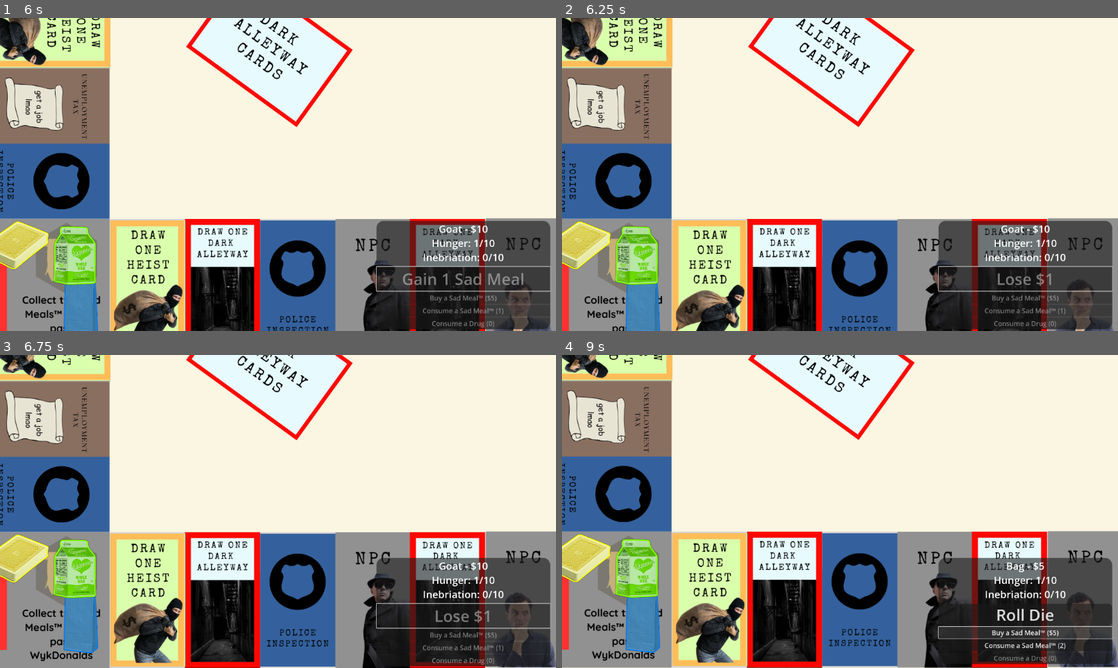
Above: before the commit, frames 1-4 (two rows, left to right).
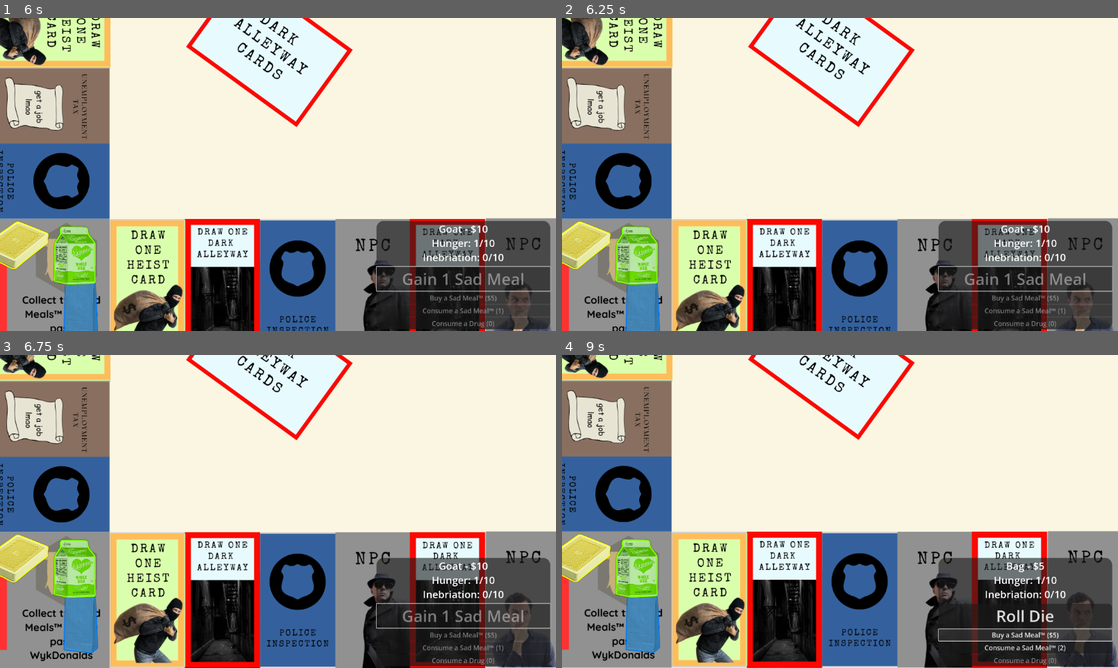
Above: after the commit, the same moments.

Repository: Dead-Vortex/unemployment-simulator
Game: Godot game, scene res://board.tscn
Same seed, same stepped clock (60 frames per second), same inputs: the game is played once before the commit and once after it.
Inputs (mouse positions are in pixels of both pictures, inside the frame that each line leads up to):
- Up to frame 1 (6 s): click "Roll Die" at 0.5 s; tap Enter at 1.25, 2.75, 4.25 s; tap Down (camera_down) at 1.35 s; tap Space at 2, 3.5 s; tap Left (camera_left) at 2.1 s; tap Right (camera_right) at 2.85 s; tap Up (camera_up) at 3.6 s; tap = (camera_zoom_in) at 4.35 s; tap - (camera_zoom_out) at 5.1 s; click "Draw Card" at 5.75 s
- Up to frame 2 (6.25 s): no input
- Up to frame 3 (6.75 s): tap Down (camera_down) at 6.6 s
- Up to frame 4 (9 s): tap Left (camera_left) at 7.35 s; tap Right (camera_right) at 8.1 s; click (1023, 633) at 8.75 s, where only the run after the commit has a clickable "Buy a Sad Meal™ ($5)"

Frame 1 is identical in both runs. In frame 2, 0.4% of the frame differs, in the area x 72-95%, y 81-86%; in frame 3, 0.4%; in frame 4, 1.3%, in the area x 67-99%, y 80-100%.

Commit message:
set up some random stuff i dont remember what it does
just read the code diffs

Diff:
--- a/scripts/game.gd
+++ b/scripts/game.gd
@@ -23,6 +23,8 @@
 @onready var second_ui_text_label = $CanvasLayer/SpaceUI/VBoxContainer/PoorTextLabel
 @onready var second_ui_button1 = $CanvasLayer/SpaceUI/VBoxContainer/Button1
 @onready var second_ui_button2 = $CanvasLayer/SpaceUI/VBoxContainer/Button2
+signal second_ui_button
+var second_ui_last_pressed_button : int = 1
 
 # Turn logic
 var before_turn : bool = true
@@ -55,7 +57,7 @@
 var dark_alleyway_outcomes : Dictionary = {0: "Gain 1 Drug", 1: "Gain 1 Sad Meal", 2: "Gain 2 Drugs", 3: "Lose $1", 4: "Lose $5", 5: "Lose 1 Sad Meal", 6: "Lose 2 Drugs"}
 var dark_alleyway_card : int = 0
 
-var heist_cards : Array = [{"task": "Roll an odd number", "success": "Gain 3 Drugs", "fail": "Pay $2"}]
+var heist_card_text : Array = [{"task": "Roll an odd number", "success": "Gain 3 Drugs", "fail": "Pay $2"}, {"task": "Roll a 5 or 6", "success": "Gain $10", "fail": "Go to Jail"}]
 var heist_card : int = 0
 
 func _ready() -> void:
@@ -127,7 +129,8 @@
 			die_button.text = str(die_roll)
 			await get_tree().create_timer(0.2).timeout
 		await get_tree().create_timer(0.5).timeout
-		await(move_player_spaces(player, 4))
+		await(move_player_spaces(player, randi_range(3, 4)))
+
 		# Board Space Actions
 		if police_inspection_spaces.has(player_stats[player - 1]["space"]):
 			print(player_piece_names[player] + " landed on Police Inspection")
@@ -144,13 +147,13 @@
 				die_button.text = "Safe"
 			elif die_roll == 2 or die_roll == 3:
 				if player_stats[player - 1]["drugs"] > 0:
-					# go to jail
+					imprison(player)
 					die_button.text = ">0 Drugs, Jail"
 				else:
 					die_button.text = "No Drugs, Safe"
 			elif die_roll == 4 or die_roll == 5:
 				if player_stats[player - 1]["inebriation"] >= 4:
-					# go to jail
+					imprison(player)
 					die_button.text = "Inebriated, Jail"
 				else:
 					move_player_spaces(player, -2)
@@ -158,12 +161,17 @@
 			elif die_roll == 6:
 				if player_stats[player - 1]["money"] >= 10:
 					player_stats[player - 1]["money"] -= 10
-					status_label.text = player_piece_names[current_player] + " - $" + str(player_stats[current_player - 1]["money"]) + "\nHunger: " + str(player_stats[current_player - 1]["hunger"]) + "/10\nInebriation: " + str(player_stats[current_player - 1]["inebriation"]) + "/10"
+					status_label.text = (player_piece_names[current_player] +
+					" - $" + str(player_stats[current_player - 1]["money"]) +
+					"\nHunger: " + str(player_stats[current_player - 1]["hunger"]) +
+					"/10\nInebriation: " + str(player_stats[current_player - 1]["inebriation"]) + "/10")
 					die_button.text = "Pay $10"
 				else:
-					# go to jail
+					imprison(player)
 					die_button.text = "<$10, Jail"
 			await get_tree().create_timer(2).timeout
+
+
 		elif dark_alleyway_spaces.has(player_stats[player - 1]["space"]):
 			print(player_piece_names[player] + " landed on Dark Alleyway")
 			die_button.text = "Draw Card"
@@ -197,21 +205,40 @@
 				player_stats[player - 1]["drugs"] -= 2
 				if player_stats[player - 1]["drugs"] < 0:
 					player_stats[player - 1]["drugs"] = 0
+
+
 		elif heist_spaces.has(player_stats[player - 1]["space"]):
 			print(player_piece_names[player] + " landed on Heist")
 			heist_card = randi_range(0, 9)
-
+			heist_card = randi_range(0, 1)
+			second_ui_text_label.text = heist_card_text[heist_card]["task"] + "\nSuccess: " + heist_card_text[heist_card]["success"] + "\nFail: " + heist_card_text[heist_card]["fail"]
+			second_ui_button1.text = "Roll Die"
+			second_ui_button2.text = "Decline"
+			second_ui_button1.disabled = false
+			second_ui_button2.disabled = false
 			second_ui.visible = true
+			await(second_ui_button)
+			if second_ui_last_pressed_button == 1:
+				pass
+			else:
+				return
+
 		elif npc_spaces.has(player_stats[player - 1]["space"]):
 			print(player_piece_names[player] + " landed on NPC")
+
+
 		elif player_stats[player - 1]["space"] == 2:
 			print(player_piece_names[player] + " landed on Unemployment Tax")
 			if player_stats[player - 1]["money"] >= 10:
 				player_stats[player - 1]["money"] -= 10
 			else:
 				imprison(player)
+
+
 		elif player_stats[player - 1]["space"] == 7:
 			print(player_piece_names[player] + " landed on Casino")
+
+
 		elif player_stats[player - 1]["space"] == 21:
 			print(player_piece_names[player] + " landed on Bar")
 			if player_stats[player - 1]["money"] >= 2:
@@ -260,7 +287,10 @@
 				await(game_turn(player))
 
 func update_ui() -> void:
-	status_label.text = player_piece_names[current_player] + " - $" + str(player_stats[current_player - 1]["money"]) + "\nHunger: " + str(player_stats[current_player - 1]["hunger"]) + "/10\nInebriation: " + str(player_stats[current_player - 1]["inebriation"]) + "/10"
+	status_label.text = (player_piece_names[current_player] +
+	" - $" + str(player_stats[current_player - 1]["money"]) +
+	"\nHunger: " + str(player_stats[current_player - 1]["hunger"]) +
+	"/10\nInebriation: " + str(player_stats[current_player - 1]["inebriation"]) + "/10")
 	# haha funny small text difference
 	if player_stats[current_player - 1]["inebriation"] >= 4:
 		die_button.text = "Roll Dice"
@@ -297,13 +327,13 @@
 			get_node(player_piece_names[player]).global_position = get_node("BoardSpaces/Space" + str(player_stats[player - 1]["space"])).global_position
 			await get_tree().create_timer(0.5).timeout
 
-func eliminate_player(player) -> void:
+func eliminate_player(player : int) -> void:
 	player_stats[player - 1]["alive"] = false
 	get_node(player_piece_names[player]).visible = false
 	living_humans -= 1
 	print(player_piece_names[player] + " died!")
 
-func imprison(player) -> void:
+func imprison(player : int) -> void:
 	player_stats[player - 1]["jail"] = 3
 	get_node(player_piece_names[player]).global_position = get_node("BoardSpaces/Jail").global_position
 	print(player_piece_names[player] + " was sent to jail!")
@@ -333,92 +363,14 @@
 		player_stats[current_player - 1]["drugs"] -= 1
 		player_stats[current_player - 1]["inebriation"] += 3
 		if player_stats[current_player - 1]["inebriation"] > 10:
-			# eliminate player
-			pass
+			eliminate_player(current_player)
+			return
 		update_ui()
 
 func _on_second_ui_button_1_pressed() -> void:
-	pass # Replace with function body.
+	emit_signal("second_ui_button")
+	second_ui_last_pressed_button = 1
 
 func _on_second_ui_button_2_pressed() -> void:
-	pass # Replace with function body.
-
-# Old, bad code because i forgot dictionaries exist
-## Player 1
-#var player1_money : int = 10
-#var player1_hunger : int = 0
-#var player1_inebriation : int = 0
-#var player1_sadmeals : int = 1
-#var player1_drugs : int = 0
-#var player1_space : int = 0
-#
-## Player 2
-#var player2_money : int = 10
-#var player2_hunger : int = 0
-#var player2_inebriation : int = 0
-#var player2_sadmeals : int = 1
-#var player2_drugs : int = 0
-#var player2_space : int = 0
-#
-## Player 3
-#var player3_money : int = 10
-#var player3_hunger : int = 0
-#var player3_inebriation : int = 0
-#var player3_sadmeals : int = 1
-#var player3_drugs : int = 0
-#var player3_space : int = 0
-#
-## Player 4
-#var player4_money : int = 10
-#var player4_hunger : int = 0
-#var player4_inebriation : int = 0
-#var player4_sadmeals : int = 1
-#var player4_drugs : int = 0
-#var player4_space : int = 0
-
-#func get_player_stat(stat : String, player : int):
-	#if stat == "money":
-		#if player == 1:
-			#return player1_money
-		#elif player == 2:
-			#return player2_money
-		#elif player == 3:
-			#return player3_money
-		#elif player == 4:
-			#return player4_money
-	#elif stat == "hunger":
-		#if player == 1:
-			#return player1_hunger
-		#elif player == 2:
-			#return player2_hunger
-		#elif player == 3:
-			#return player3_hunger
-		#elif player == 4:
-			#return player4_hunger
-	#elif stat == "inebriation":
-		#if player == 1:
-			#return player1_inebriation
-		#elif player == 2:
-			#return player2_inebriation
-		#elif player == 3:
-			#return player3_inebriation
-		#elif player == 4:
-			#return player4_inebriation
-	#elif stat == "sadmeals":
-		#if player == 1:
-			#return player1_sadmeals
-		#elif player == 2:
-			#return player2_sadmeals
-		#elif player == 3:
-			#return player3_sadmeals
-		#elif player == 4:
-			#return player4_sadmeals
-	#elif stat == "drugs":
-		#if player == 1:
-			#return player1_drugs
-		#elif player == 2:
-			#return player2_drugs
-		#elif player == 3:
-			#return player3_drugs
-		#elif player == 4:
-			#return player4_drugs
+	emit_signal("second_ui_button")
+	second_ui_last_pressed_button = 2
